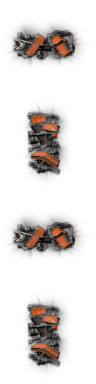
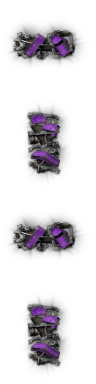
Revision of a layered 96 x 384 image; what changed, layer by layer:
added layer "tier 6" above "tier 5" over <box>13,32,72,363</box>
hid "tier 5" over <box>13,32,72,363</box>
